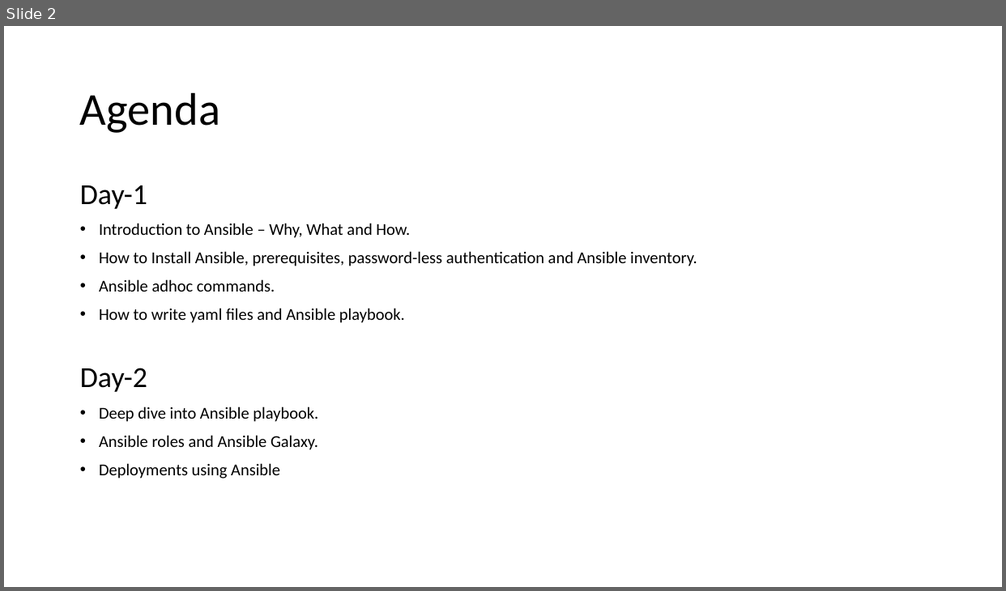
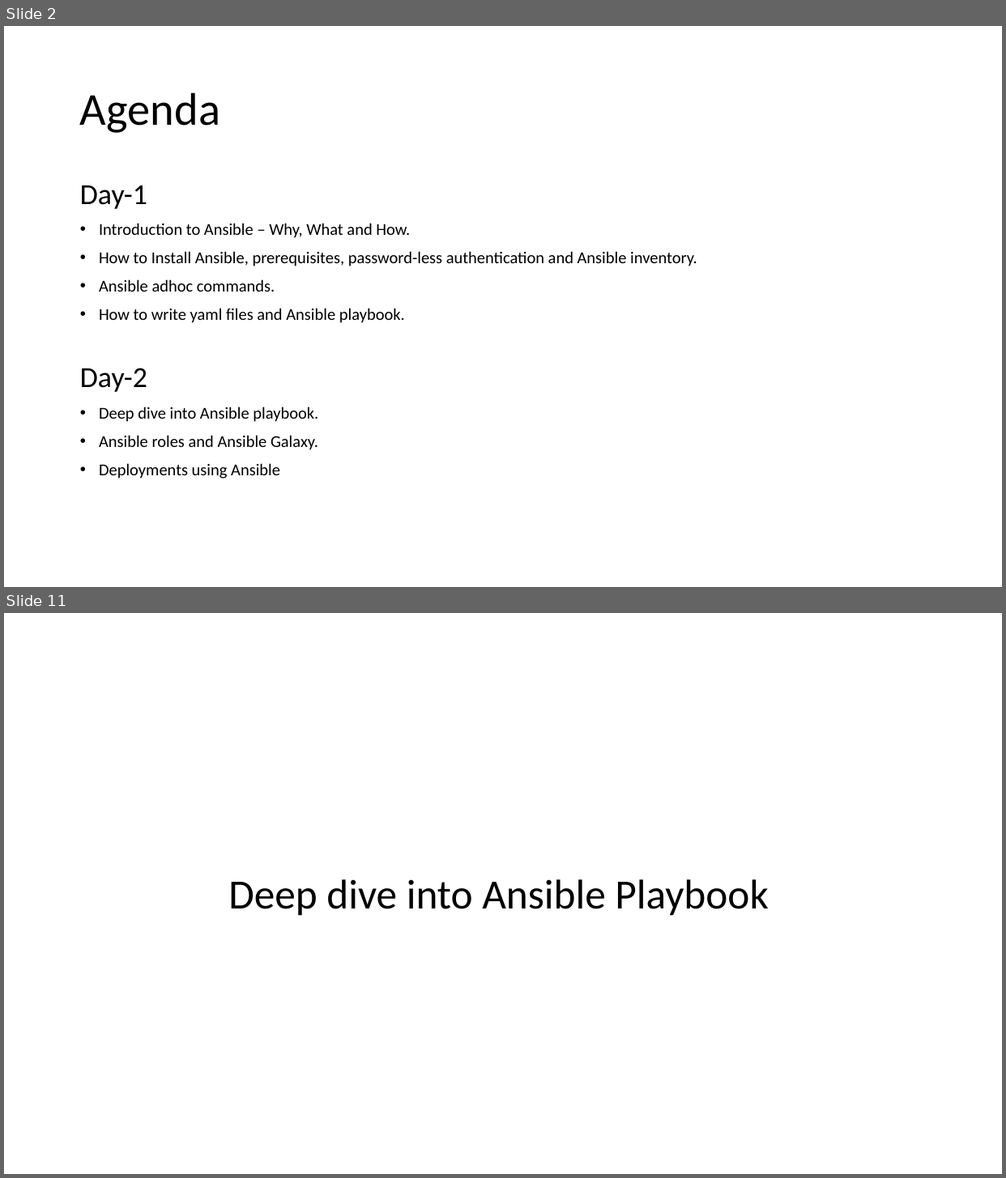
Before and after one commit to abirbandy/ansible-study-material, a slide deck: Introduction to Ansible.pptx. Shown one above the other, each under a label of ours: slide 2 before the commit, slides 2 and 11 after it; the slides between them are not shown. The pictures are 1006x591 and 1006x1178 pixels, drawn with LibreOffice and Linux fonts; fonts in the diff are those of the drawing. Boxes give left, top, right and bottom in pixels: in the first picture for what was removed or moved away, otherwise in the second. Text is boxed around its words. In the diff, an @@ line names an element or a change of style, - is before the commit and + after.

```diff
--- a/Introduction to Ansible.pptx
+++ b/Introduction to Ansible.pptx
@@ slide 11 added at box(4, 613, 1002, 1174), background #FFFFFF @@
@@ title added at box(228, 879, 768, 916), 40 pt, text #000000 @@
+Deep dive into Ansible Playbook
```
Also in this commit, not shown: 5 slides changed, 18 other slides added, 1 slide removed.
